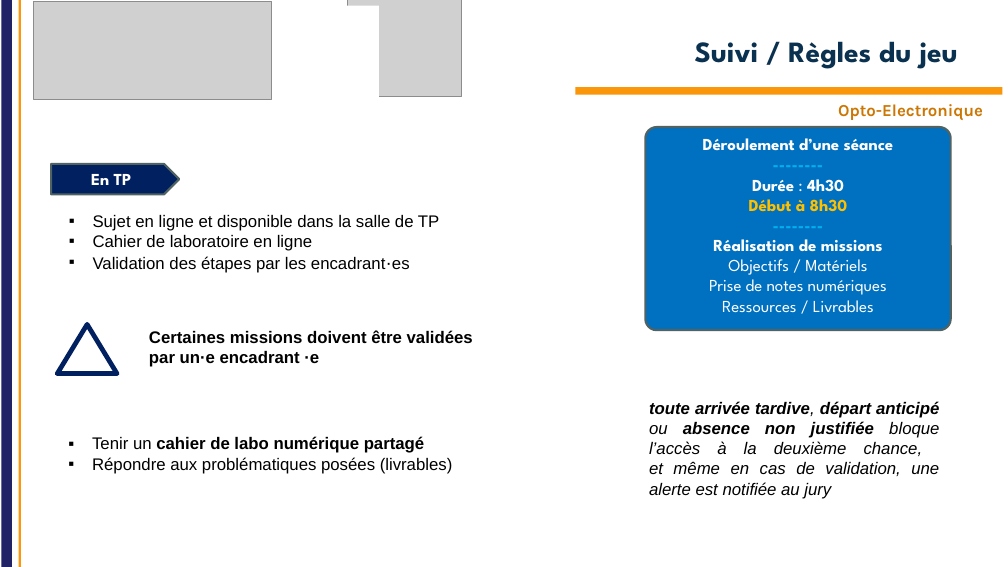
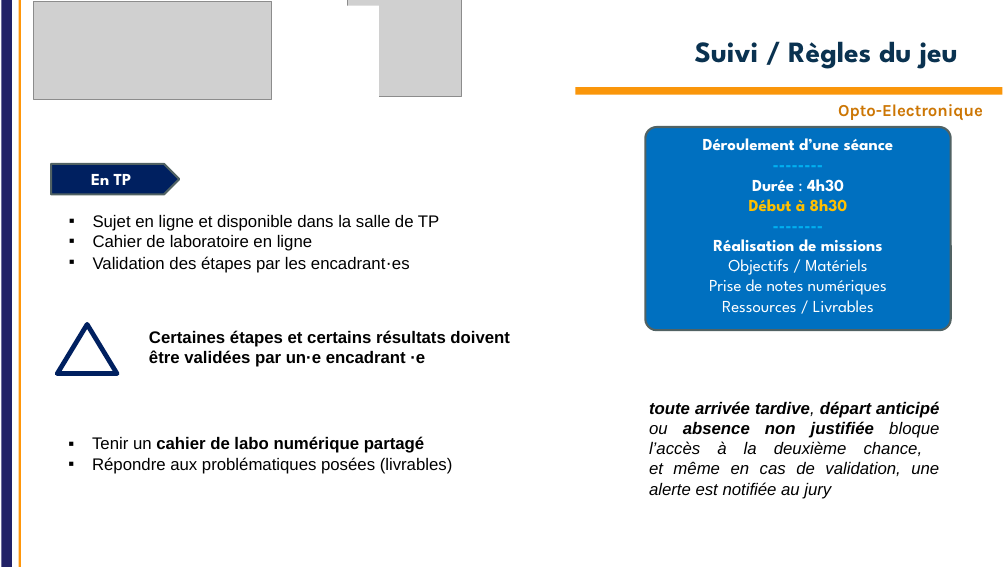
Before and after one commit to IOGS-Digital-Methods/semester-5, a slide deck: slide 10 of OptoElectronique/Cours/S5_Optoelectronique_2026_lite.pptx. Drawn at 1008x567 pixels with LibreOffice and Linux fonts; fonts in the diff are those of the drawing; grey boxes stand for pictures; background and template pictures are left out. Boxes give left, top, right and bottom in pixels: in the first picture for what was removed or moved away, otherwise in the second. Text is boxed around its words. In the diff, an @@ line names an element or a change of style, - is before the commit and + after.

```diff
--- a/OptoElectronique/Cours/S5_Optoelectronique_2026_lite.pptx
+++ b/OptoElectronique/Cours/S5_Optoelectronique_2026_lite.pptx
@@ text at (149,330,510,367): text changed @@
-Certaines missions doivent être validées par un·e encadrant ·e
+Certaines étapes et certains résultats doivent être validées par un·e encadrant ·e
```
Also in this commit, not shown: 3 other slides changed, 3 other files.
